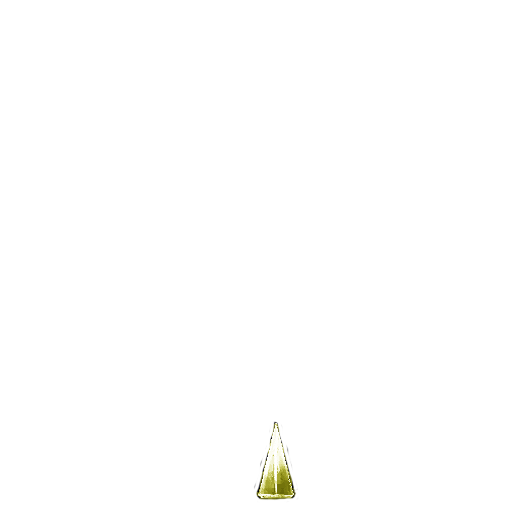
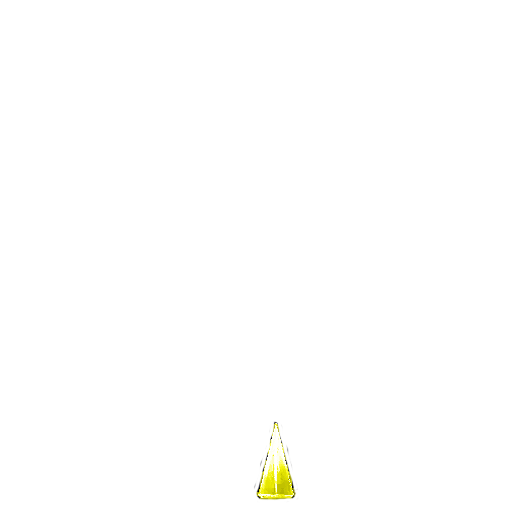
Revision of a layered (512, 512) image; what changed, layer by layer:
painted on "Camada 0" over [256, 423, 296, 500]
